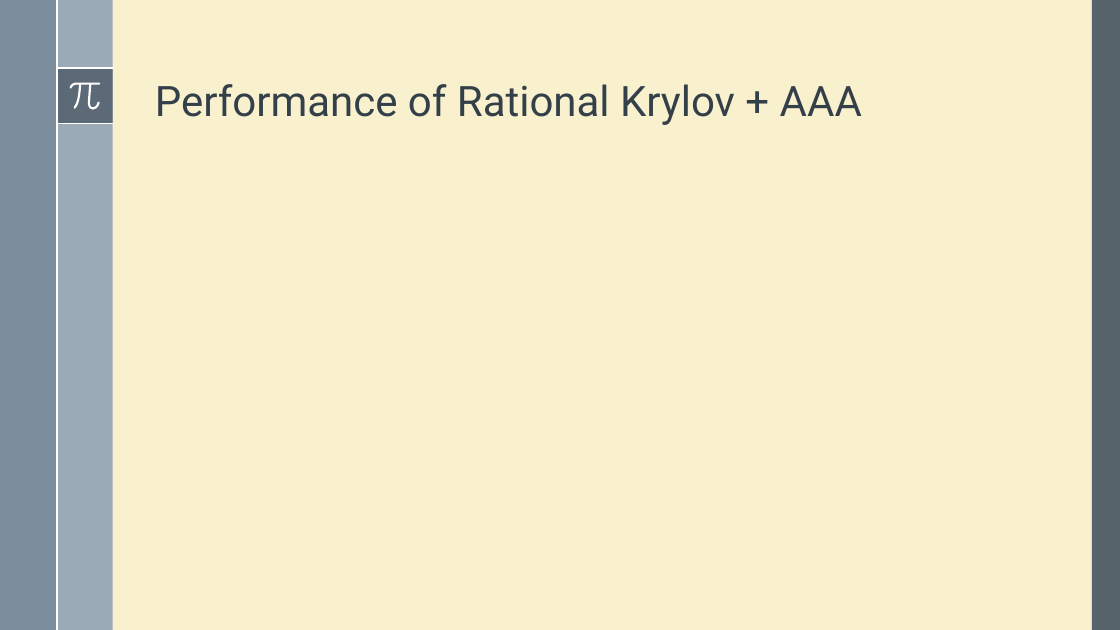
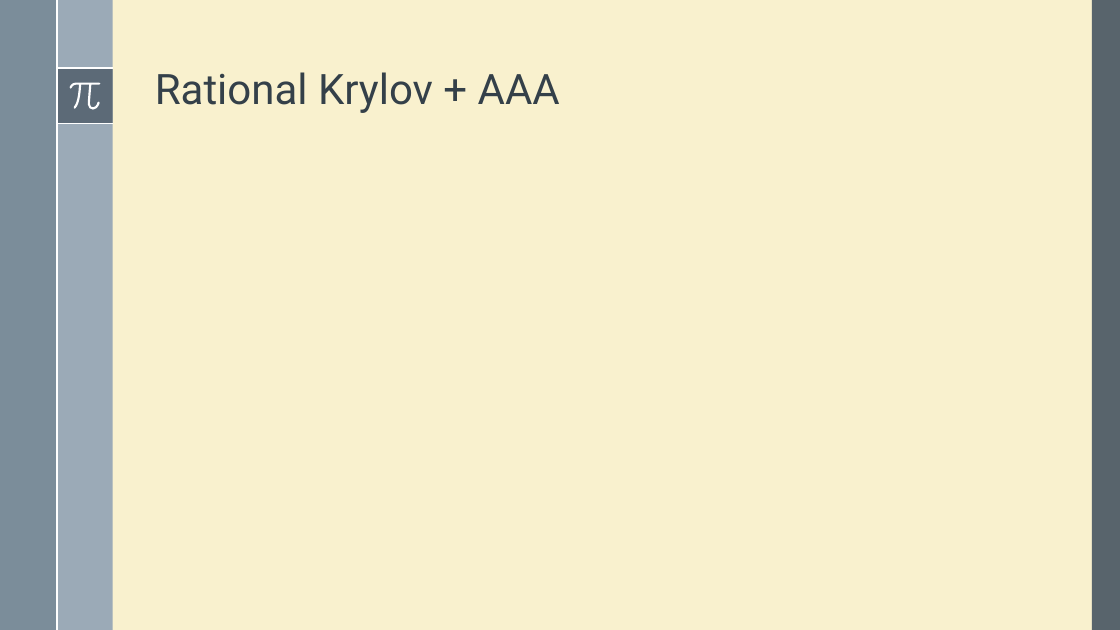
Before and after one commit to robzan8/MatFun.jl, a slide deck: slide 17 of docs/slides pd2ggaln/MatFun.pptx (slide 14 before the commit). Drawn at 1120x630 pixels with LibreOffice and Linux fonts; fonts in the diff are those of the drawing; grey boxes stand for pictures. Boxes give left, top, right and bottom in pixels: in the first picture for what was removed or moved away, otherwise in the second. Text is boxed around its words. In the diff, an @@ line names an element or a change of style, - is before the commit and + after.

```diff
--- a/docs/slides pd2ggaln/MatFun.pptx
+++ b/docs/slides pd2ggaln/MatFun.pptx
@@ title at [155,72,560,113]: text changed @@
-Performance of Rational Krylov + AAA
+Rational Krylov + AAA
```
Also in this commit, not shown: 10 other slides changed, 6 slides added, 1 slide removed, 4 other files.
